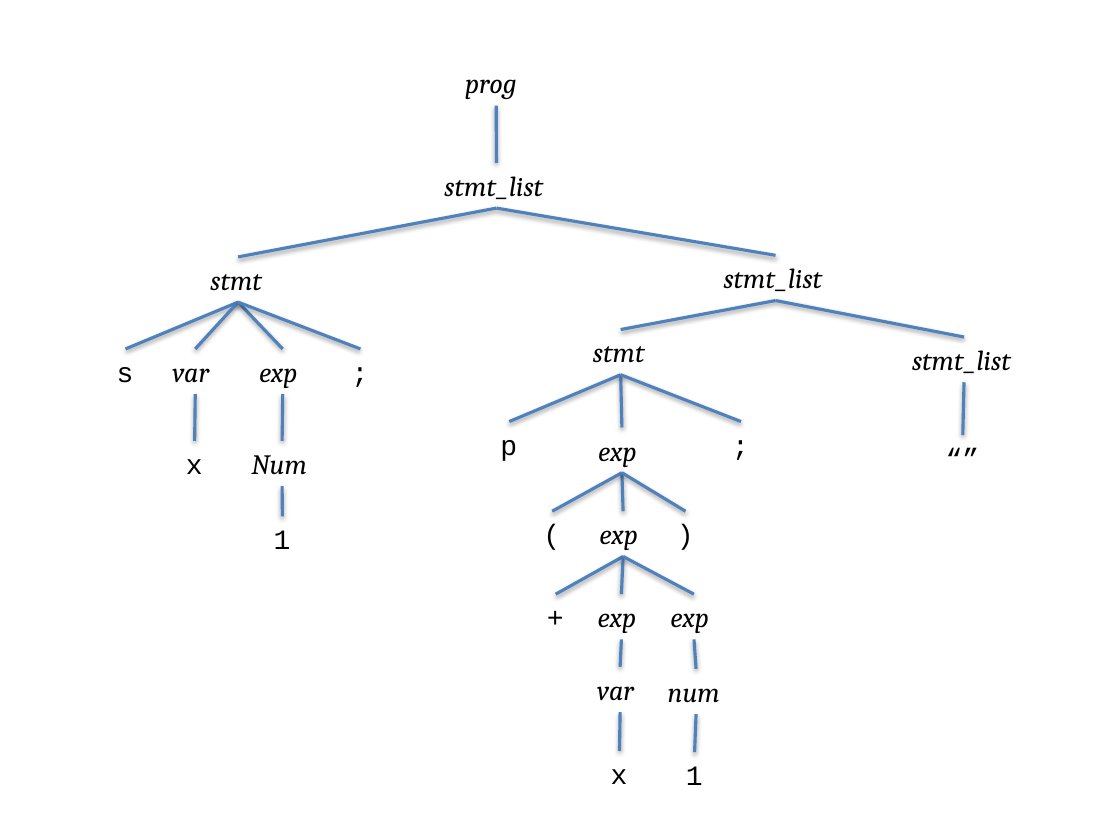
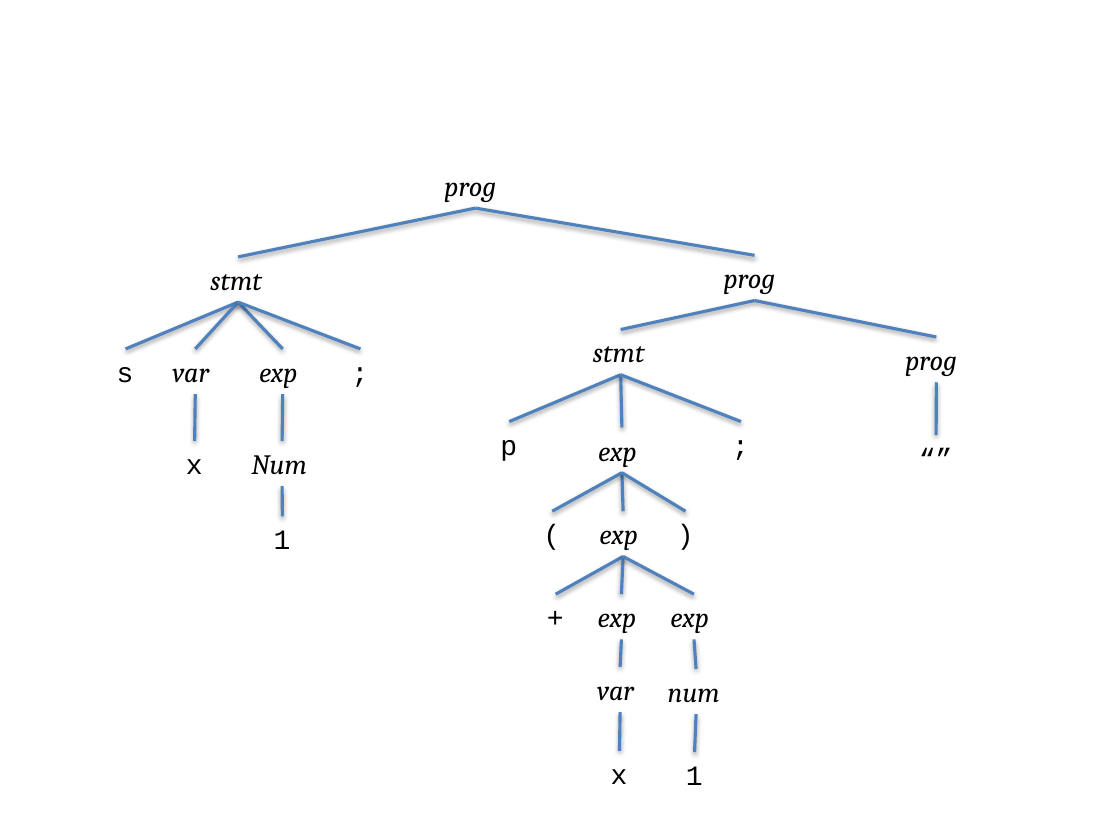
Before and after one commit to tiernanduvallygit/plipy, a slide deck: slide 1 of Notebooks/figures/chap02/2/figure.pptx. Drawn at 1120x840 pixels with LibreOffice and Linux fonts; fonts in the diff are those of the drawing. Boxes give left, top, right and bottom in pixels: in the first picture for what was removed or moved away, otherwise in the second. Text is boxed around its words. In the diff, an @@ line names an element or a change of style, - is before the commit and + after.

```diff
--- a/Notebooks/figures/chap02/2/figure.pptx
+++ b/Notebooks/figures/chap02/2/figure.pptx
@@ line removed from (496, 105) to (496, 162) @@
@@ text "prog": place and size @@
-text "prog" at (465,79,517,99)
+text "prog" at (444,182,496,202)
@@ text removed at (444,176,543,199) @@
-stmt_list
@@ line moved from (496, 208) - (239, 256) to (476, 208) - (239, 256) @@
@@ line moved from (496, 208) - (775, 255) to (476, 208) - (755, 255) @@
@@ text at (724,274,776,294): text changed @@
-stmt_list
+prog
@@ line moved from (775, 300) - (620, 329) to (755, 300) - (620, 329) @@
@@ line moved from (775, 300) - (964, 337) to (755, 300) - (936, 337) @@
@@ text at (905,356,957,376): text changed @@
-stmt_list
+prog
@@ line moved from (964, 382) - (963, 435) to (936, 382) - (936, 435) @@
@@ text "“”": place and size @@
-text "“”" at (934,435,990,479)
+text "“”" at (908,435,964,479)
```
Also in this commit, not shown: 4 other files.
